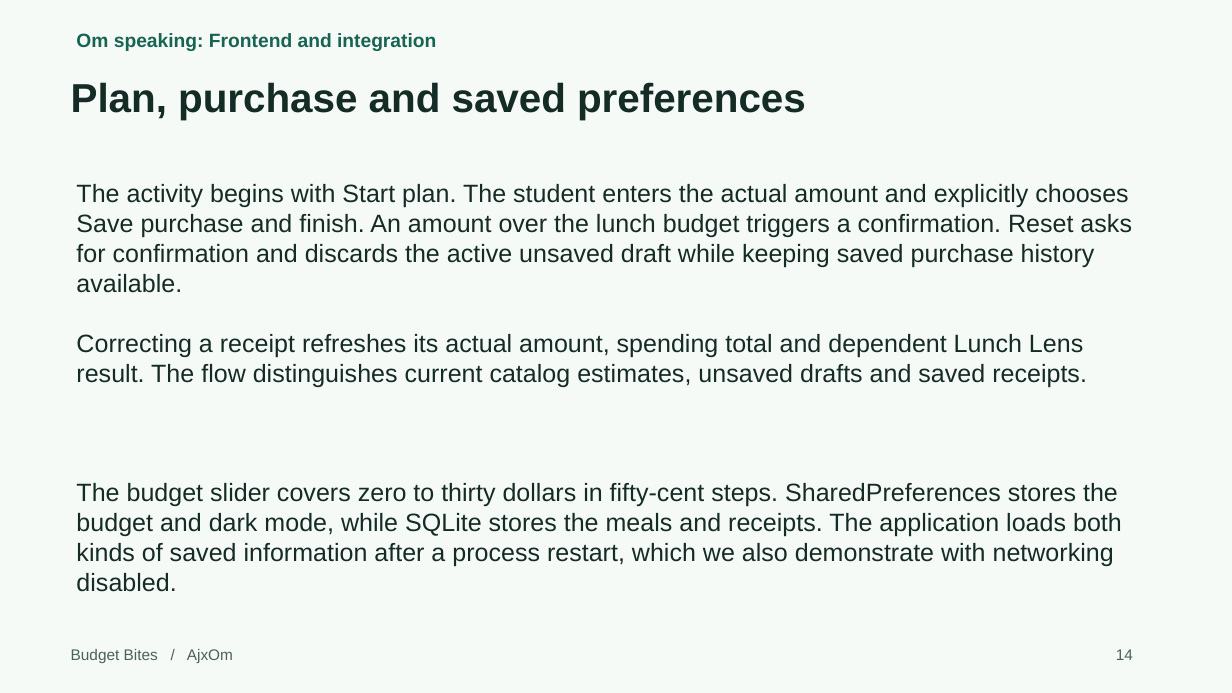
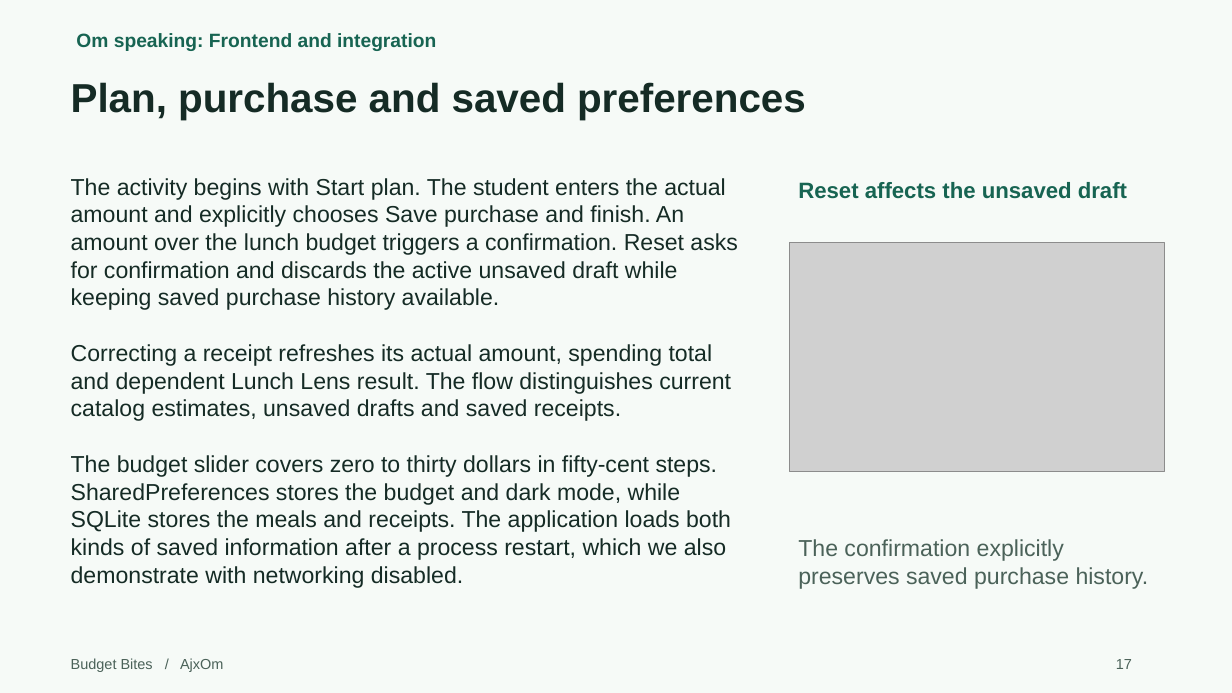
Before and after one commit to Omswaroopreddyudumula/ajxom-budget-bites, a slide deck: slide 17 of submission/Project1_Presentation.pptx (slide 14 before the commit). Drawn at 1232x693 pixels with LibreOffice and Linux fonts; fonts in the diff are those of the drawing; grey boxes stand for pictures. Boxes give left, top, right and bottom in pixels: in the first picture for what was removed or moved away, otherwise in the second. Text is boxed around its words. In the diff, an @@ line names an element or a change of style, - is before the commit and + after.

```diff
--- a/submission/Project1_Presentation.pptx
+++ b/submission/Project1_Presentation.pptx
@@ text "The activity begins with Start ...": place and size @@
-text "The activity begins with Start ..." at [76,483,1122,592]
+text "The activity begins with Start ..." at [71,178,737,588]
@@ text at [71,178,737,421]: paragraphs added @@
+The activity begins with Start plan. The student enters the actual amount and explicitly chooses Save purchase and finish. An amount over the lunch budget triggers a confirmation. Reset asks for confirmation and discards the active unsaved draft while keeping saved purchase history available.
+Correcting a receipt refreshes its actual amount, spending total and dependent Lunch Lens result. The flow distinguishes current catalog estimates, unsaved drafts and saved receipts.
@@ text removed at [76,184,1132,293] @@
-The activity begins with Start plan. The student enters the actual amount and explicitly chooses Save purchase and finish. An amount over the lunch budget triggers a confirmation. Reset asks for confirmation and discards the active unsaved draft while keeping saved purchase history available.
@@ text added at [798,182,1127,199], 17.2 pt, text #176452, bold @@
+Reset affects the unsaved draft
@@ picture added at [789,242,1165,471] @@
@@ text removed at [76,334,1087,387] @@
-Correcting a receipt refreshes its actual amount, spending total and dependent Lunch Lens result. The flow distinguishes current catalog estimates, unsaved drafts and saved receipts.
@@ text at [71,455,731,588]: size 19.5 to 18 pt in "The budget slider covers zero to thirty ..." @@
@@ text added at [798,539,1149,589], 18 pt, text #4B6259 @@
+The confirmation explicitly preserves saved purchase history.
@@ text "Budget Bites / AjxOm": place and size @@
-text "Budget Bites / AjxOm" at [71,649,233,663]
+text "Budget Bites / AjxOm" at [71,658,223,672]
@@ text "Budget Bites / AjxOm" at [71,658,223,672]: size 12 to 11.2 pt @@
@@ text removed at [1116,649,1133,660] @@
-14
@@ text added at [1116,659,1132,669], 11.2 pt, text #4B6259 @@
+17
```
Also in this commit, not shown: 21 other slides changed, 6 slides added, 3 other files.
